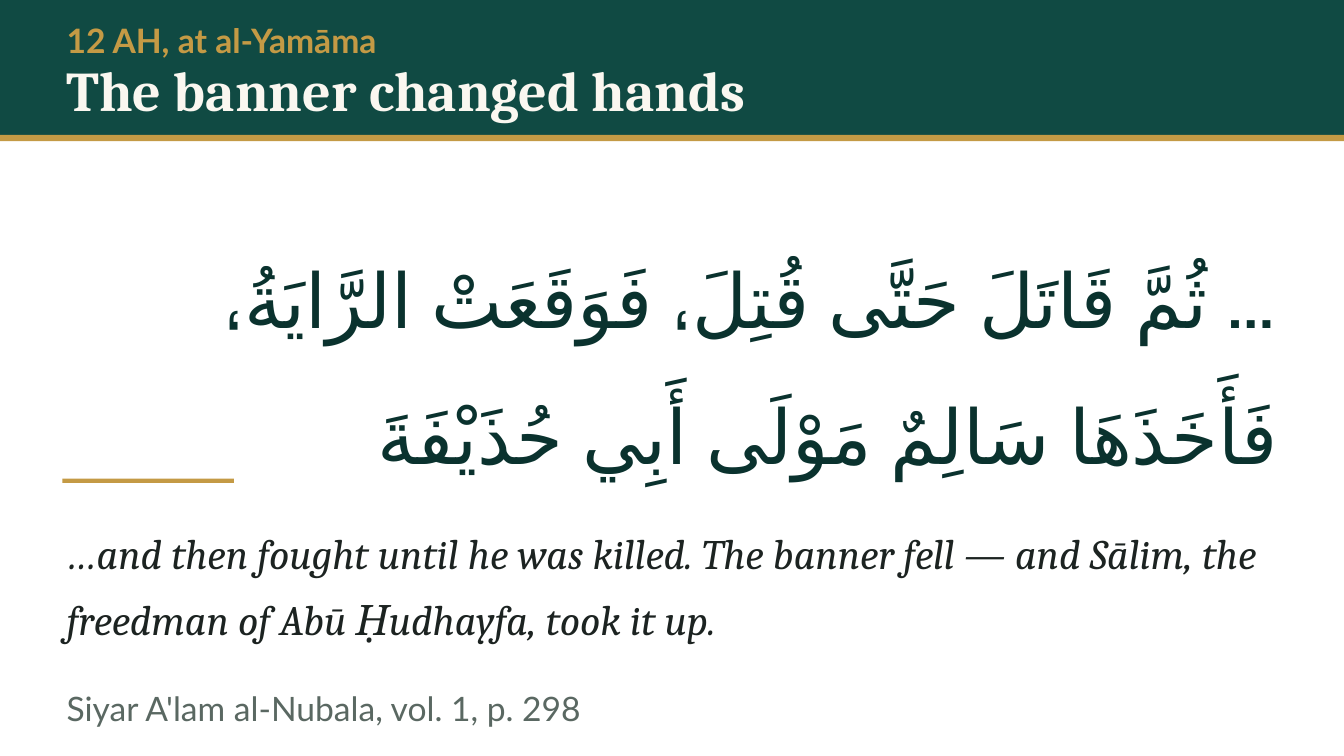
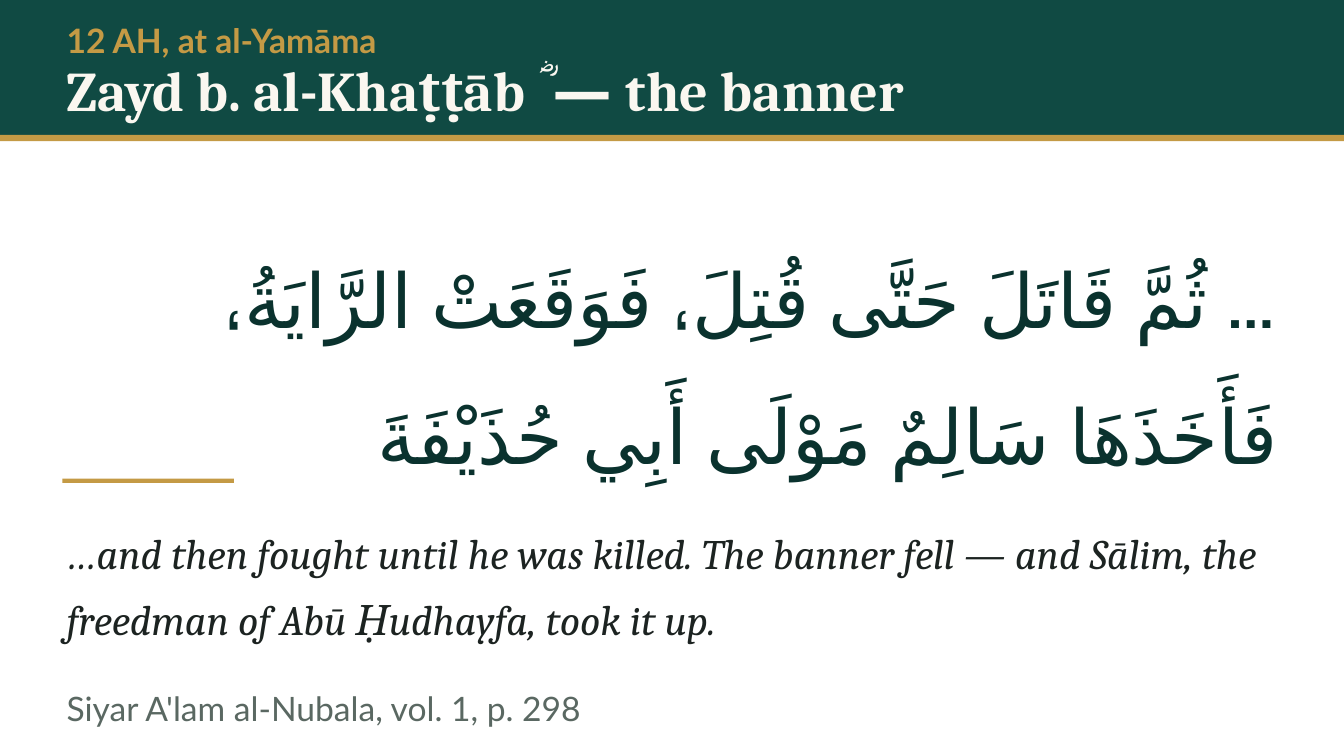
Before and after one commit to daniyalyasin93/2026SeptemberIslamicHistoryClass, a slide deck: slide 22 of S05_yamama_dead_oman_mahra/S05.pptx. Drawn at 1344x756 pixels with LibreOffice and Linux fonts; fonts in the diff are those of the drawing. Boxes give left, top, right and bottom in pixels: in the first picture for what was removed or moved away, otherwise in the second. Text is boxed around its words. In the diff, an @@ line names an element or a change of style, - is before the commit and + after.

```diff
--- a/S05_yamama_dead_oman_mahra/S05.pptx
+++ b/S05_yamama_dead_oman_mahra/S05.pptx
@@ text at (67,72,904,123): text changed @@
-The banner changed hands
+Zayd b. al-Khaṭṭāb ؓ — the banner
```
Also in this commit, not shown: 22 other slides changed, 6 other files.
